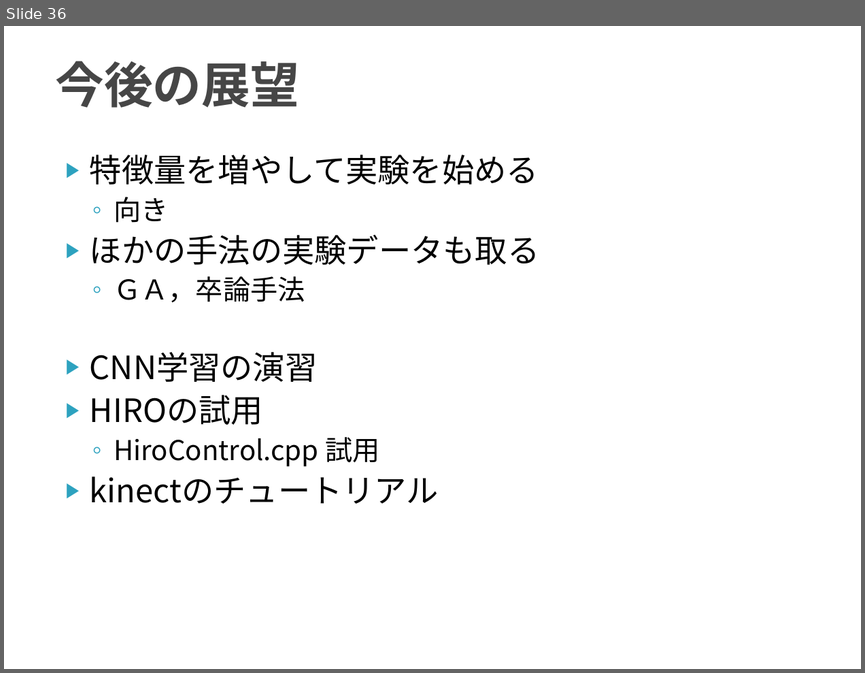
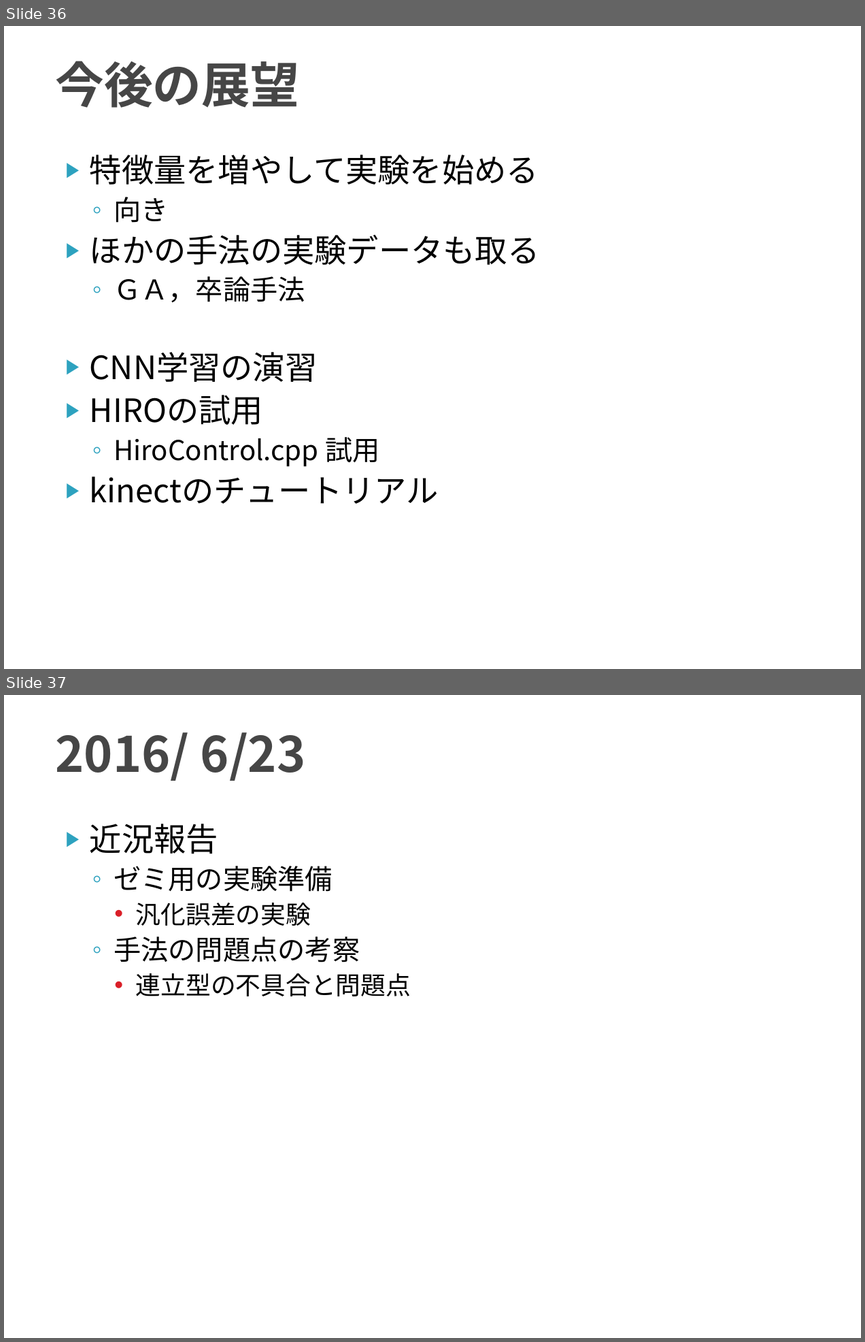
Before and after one commit to TetsuyaKomota/GitforEclipseTest, a slide deck: IntentionLearning_v2/slide/discussion2016.pptx. Shown one above the other, each under a label of ours: slide 36 before the commit, slides 36 and 37 after it. The pictures are 865x673 and 865x1342 pixels, drawn with LibreOffice and Linux fonts; fonts in the diff are those of the drawing. Boxes give left, top, right and bottom in pixels: in the first picture for what was removed or moved away, otherwise in the second. Text is boxed around its words. In the diff, an @@ line names an element or a change of style, - is before the commit and + after.

```diff
--- a/IntentionLearning_v2/slide/discussion2016.pptx
+++ b/IntentionLearning_v2/slide/discussion2016.pptx
@@ slide 37 added at bbox=[4, 695, 861, 1338], background #FFFFFF @@
@@ title added at bbox=[55, 732, 306, 781], 41 pt, text #464646, bold @@
+2016/ 6/23
@@ text added at bbox=[90, 824, 411, 996], 21 pt, text #000000 @@
+▶ 近況報告
+  ◦ ゼミ用の実験準備
+    • 汎化誤差の実験
+  ◦ 手法の問題点の考察
+    • 連立型の不具合と問題点
```
Also in this commit, not shown: 7 other slides added, 6 other files.
